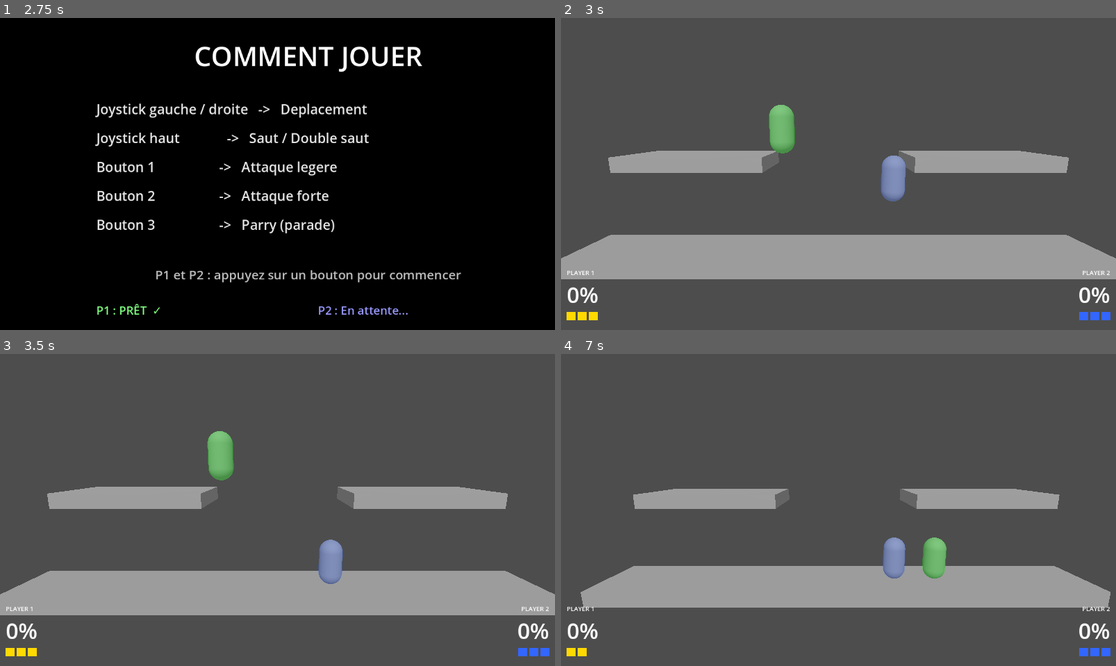
Above: before the commit, frames 1-4 (two rows, left to right).
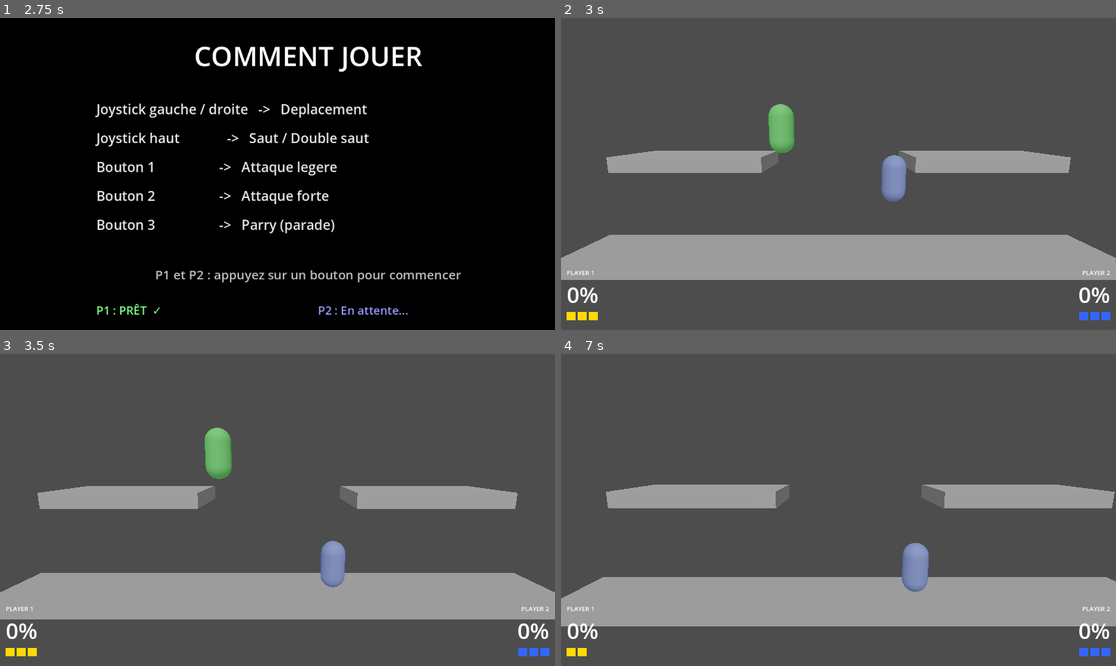
Above: after the commit, the same moments.

Repository: jesuisviko/SmashArcade
Game: Godot game, scene res://scenes/ui/how_to_play.tscn
The game is run twice, just before and just after one commit, with the same random seed, the same clock (stepped at 60 frames per second) and the same inputs. This scene is started directly instead of the project's main scene.
Inputs:
- Up to frame 1 (2.75 s): tap Enter at 0.5, 2 s; hold D (p1_right) 0.53-1.28 s; tap E (p1_attack_light) at 0.6 s; tap Space (p1_parry) at 1.25, 2.1 s; hold S (p1_down) 1.28-2.03 s; tap R (p1_attack_strong) at 1.35 s; hold D (p1_right) from 2.03 s (still down)
- Up to frame 2 (3 s): tap Space (p1_parry) at 2.75 s; release D (p1_right) at 2.78 s; hold W (p1_up) from 2.78 s (still down); tap Keypad 1 (p2_attack_light) at 2.85 s
- Up to frame 3 (3.5 s): keep holding W (p1_up)
- Up to frame 4 (7 s): release W (p1_up) at 3.53 s; hold A (p1_left) 3.53-5.03 s; tap one key every 0.75 s from 3.6 s: Keypad 2 (p2_attack_strong) Down (p2_down) Left (p2_left) Keypad 0 (p2_parry) Right (p2_right); hold S (p1_down) 5.03-5.78 s; hold D (p1_right) 5.78-6.53 s; hold W (p1_up) from 6.53 s (still down)

Frame 1 is identical in both runs. In frame 2, 0.4% of the frame differs, in the area x 0-100%, y 27-84%; in frame 3, 2.8%; in frame 4, 13%, in the area x 0-100%, y 41-88%.

Commit message:
improvement / ajout : EndGame Slow + respawns
au lieu de directement passer sur un menu de fin quand un joueur a perdu, 4s d'attente - la caméra se reset .

Quand un joueur meurt : 2s pour respawn, la caméra se reset, respawn au dessus des platteformes aeriennes, invincibilité de 4s sauf si playerInput

Diff:
--- a/scenes/game.tscn
+++ b/scenes/game.tscn
@@ -20,7 +20,7 @@
 [node name="DirectionalLight3D" type="DirectionalLight3D" parent="."]
 transform = Transform3D(1, 0, 0, 0, 0.7071069, 0.70710665, 0, -0.70710665, 0.7071069, 0, 0, 0)
 
-[node name="Camera3D" type="Camera3D" parent="."]
+[node name="Camera3D" type="Camera3D" parent="." groups=["camera"]]
 transform = Transform3D(1, 0, 0, 0, 0.98480827, 0.1736453, 0, -0.1736453, 0.98480827, 0, 2, 8)
 fov = 60.0
 script = ExtResource("3_cam")
--- a/scripts/characters/base_character.gd
+++ b/scripts/characters/base_character.gd
@@ -4,7 +4,7 @@
 	IDLE, RUN, JUMP, FALL,
 	ATTACK_LIGHT, ATTACK_STRONG, ATTACK_UP, ATTACK_DOWN,
 	ATTACK_AIR_LIGHT, ATTACK_AIR_STRONG, ATTACK_AIR_UP, ATTACK_AIR_DOWN,
-	PARRY, HITSTUN,
+	PARRY, HITSTUN, RESPAWNING,
 }
 
 const GRAVITY    := 32.0
@@ -38,6 +38,8 @@
 var _parry_cd_timer  : float = 0.0
 var _hitstun_timer         : float = 0.0
 var _post_hitstun_grace    : float = 0.0
+var _respawn_timer         : float = 0.0
+var _blink_timer           : float = 0.0
 
 # Meshes de debug (créés uniquement si debug_mode = true)
 var _debug_attack_mesh : MeshInstance3D = null
@@ -157,6 +159,15 @@
 		if _hitstun_timer <= 0.0 and state == State.HITSTUN:
 			_end_hitstun()
 
+	if state == State.RESPAWNING:
+		_respawn_timer -= delta
+		_blink_timer   -= delta
+		if _blink_timer <= 0.0:
+			_mesh.visible = not _mesh.visible
+			_blink_timer  = 0.1
+		if _respawn_timer <= 0.0:
+			_end_respawning()
+
 
 func _end_hitstun() -> void:
 	# velocity intentionnellement non modifiée — le momentum est conservé
@@ -164,10 +175,17 @@
 	_set_state(State.JUMP if velocity.y > 0.0 else State.FALL)
 
 
+func _end_respawning() -> void:
+	is_invincible  = false
+	_respawn_timer = 0.0
+	_mesh.visible  = true
+	_set_state(State.FALL)
+
+
 # ─── Gestion des attaques ────────────────────────────────────────────────────
 
 func _handle_attack_input(input: Dictionary) -> void:
-	if state == State.HITSTUN or _is_attacking() or state == State.PARRY:
+	if state == State.HITSTUN or _is_attacking() or state == State.PARRY or state == State.RESPAWNING:
 		return
 
 	if input["attack_light"]:
@@ -258,6 +276,10 @@
 # ─── Physique ────────────────────────────────────────────────────────────────
 
 func _apply_gravity(delta: float) -> void:
+	if state == State.RESPAWNING:
+		velocity.y = 0.0
+		velocity.x = 0.0
+		return
 	if state == State.HITSTUN:
 		velocity.y -= 4.0 * delta              # gravité réduite pendant le vol
 		velocity.x  = lerp(velocity.x, 0.0, 0.015)  # décélération horizontale douce
@@ -270,7 +292,7 @@
 
 
 func _apply_movement(input: Dictionary, delta: float) -> void:
-	if state == State.HITSTUN or _is_attacking() or state == State.PARRY:
+	if state == State.HITSTUN or _is_attacking() or state == State.PARRY or state == State.RESPAWNING:
 		_up_was_pressed = input["up"]
 		return
 
@@ -294,6 +316,12 @@
 # ─── State machine ───────────────────────────────────────────────────────────
 
 func _update_state(input: Dictionary) -> void:
+	if state == State.RESPAWNING:
+		var any_input: bool = (input["left"] or input["right"] or input["up"] or input["down"]
+				or input["attack_light"] or input["attack_strong"] or input["parry"])
+		if any_input:
+			_end_respawning()
+		return
 	if _is_attacking() or state == State.HITSTUN or state == State.PARRY:
 		return
 	var has_h_input: bool = input["left"] or input["right"]
@@ -406,3 +434,11 @@
 	is_dead = true
 	if debug_mode:
 		print("[P%d] DEAD" % player_id)
+
+
+func start_respawn_invincibility(duration: float) -> void:
+	is_invincible  = true
+	velocity       = Vector3.ZERO
+	_respawn_timer = duration
+	_blink_timer   = 0.1
+	_set_state(State.RESPAWNING)
--- a/scripts/systems/camera_controller.gd
+++ b/scripts/systems/camera_controller.gd
@@ -1,7 +1,7 @@
 extends Camera3D
 
-const FOV_MIN         := 60.0
-const FOV_MAX         := 85.0
+const FOV_MIN         := 48.0
+const FOV_MAX         := 72.0
 const DIST_ZOOM_START := 5.0    # distance minimale avant que le FOV commence à augmenter
 const DIST_MAX        := 10.0   # distance de référence pour le zoom max
 const CAM_THRESHOLD   := 2.0    # déplacement X minimal du point médian avant de bouger la caméra
@@ -10,8 +10,19 @@
 const FIXED_Y         := 4.0
 const FIXED_Z         := 8.0
 
+var is_resetting : bool = false
+var _reset_hold  : bool = false
+
 
 func _process(_delta: float) -> void:
+	if is_resetting:
+		if not _reset_hold:
+			position.x = lerp(position.x, 0.0,      0.02)
+			position.y = lerp(position.y, FIXED_Y,   0.02)
+			position.z = lerp(position.z, FIXED_Z,   0.02)
+			fov        = lerp(fov,        FOV_MIN,    0.02)
+		return
+
 	var players := GameManager.players
 	if not (players.has(1) and players.has(2)):
 		return
@@ -32,11 +43,41 @@
 	var dist_from_edge : float = max(abs(p1x), abs(p2x)) * 1.5
 	var spread         : float = max(dist_between, dist_from_edge)
 
-	var zoom_range: float = DIST_MAX - DIST_ZOOM_START
-	var t: float          = clampf((spread - DIST_ZOOM_START) / zoom_range, 0.0, 1.0)
-	var target_fov: float = lerp(FOV_MIN, FOV_MAX, t)
+	var zoom_range : float = DIST_MAX - DIST_ZOOM_START
+	var t          : float = clampf((spread - DIST_ZOOM_START) / zoom_range, 0.0, 1.0)
+	var target_fov : float = lerp(FOV_MIN, FOV_MAX, t)
 
 	position.x = lerp(position.x, target_x, LERP_SPEED)
 	position.y = FIXED_Y
 	position.z = FIXED_Z
 	fov        = lerp(fov, target_fov, LERP_SPEED)
+
+
+func reset_to_origin() -> void:
+	is_resetting = true
+	_reset_hold  = false
+	# Phase 1 : 2 secondes réelles de lerp vers l'origine (ignore time_scale)
+	await get_tree().create_timer(2.0, true).timeout
+	# Snap exact pour éviter les dérives sub-pixel
+	position    = Vector3(0.0, FIXED_Y, FIXED_Z)
+	fov         = FOV_MIN
+	# Phase 2 : 2 secondes réelles caméra fixe, ne suit plus les joueurs
+	_reset_hold = true
+	await get_tree().create_timer(2.0, true).timeout
+	is_resetting = false
+	_reset_hold  = false
+
+
+func reset_to_origin_quick(duration: float) -> void:
+	is_resetting = true
+	_reset_hold  = false
+	# Phase 1 : lerp progressif vers l'origine pendant `duration` secondes réelles
+	await get_tree().create_timer(duration, true).timeout
+	# Snap exact
+	position    = Vector3(0.0, FIXED_Y, FIXED_Z)
+	fov         = FOV_MIN
+	# Phase 2 : caméra fixe pendant `duration` secondes réelles
+	_reset_hold = true
+	await get_tree().create_timer(duration, true).timeout
+	is_resetting = false
+	_reset_hold  = false
--- a/scripts/systems/game_manager.gd
+++ b/scripts/systems/game_manager.gd
@@ -14,6 +14,10 @@
 const SPAWN_POSITIONS := {
 	1: Vector3(-3.0, 2.0, 0.0),
 	2: Vector3( 3.0, 2.0, 0.0),
+}
+const RESPAWN_POSITIONS := {
+	1: Vector3(-3.0, 4.0, 0.0),
+	2: Vector3( 3.0, 4.0, 0.0),
 }
 
 
@@ -39,13 +43,42 @@
 	if not players.has(player_id):
 		return
 	var player: CharacterBody3D = players[player_id]
-	player.global_position = SPAWN_POSITIONS[player_id]
-	player.velocity        = Vector3.ZERO
-	player.damage_percent  = 0.0
-	player.is_dead         = false
+
+	# Téléporte hors écran et désactive la physique
+	player.global_position    = Vector3(0.0, -50.0, 0.0)
+	player.set_physics_process(false)
+	player.visible            = false
+
+	# Attendre 2 secondes réelles
+	await get_tree().create_timer(2.0).timeout
+	if not is_instance_valid(player) or game_state != "fighting":
+		return
+
+	# Reset rapide de la caméra en 0.5s
+	var cam: Camera3D = get_tree().get_first_node_in_group("camera")
+	if cam and cam.has_method("reset_to_origin_quick"):
+		cam.reset_to_origin_quick(0.5)
+
+	# Attendre 0.5 secondes pendant le reset caméra
+	await get_tree().create_timer(0.5).timeout
+	if not is_instance_valid(player) or game_state != "fighting":
+		return
+
+	# Repositionne au point de respawn aérien
+	player.global_position    = RESPAWN_POSITIONS[player_id]
+	player.velocity           = Vector3.ZERO
+	player.damage_percent     = 0.0
+	player.is_dead            = false
+	player.visible            = true
+	player.set_physics_process(true)
+
+	# Invincibilité de respawn
+	if player.has_method("start_respawn_invincibility"):
+		player.start_respawn_invincibility(4.0)
 
 
 func reset() -> void:
+	Engine.time_scale = 1.0
 	game_state = "fighting"
 	stocks     = {1: 3, 2: 3}
 	players    = {}
@@ -54,4 +87,10 @@
 func game_over(loser_id: int) -> void:
 	game_state = "game_over"
 	winner_id  = 2 if loser_id == 1 else 1
+	var cam: Camera3D = get_tree().get_first_node_in_group("camera")
+	if cam and cam.has_method("reset_to_origin"):
+		cam.reset_to_origin()
+	Engine.time_scale = 0.2
+	await get_tree().create_timer(4.0 * Engine.time_scale).timeout
+	Engine.time_scale = 1.0
 	get_tree().change_scene_to_file("res://scenes/ui/game_over.tscn")
